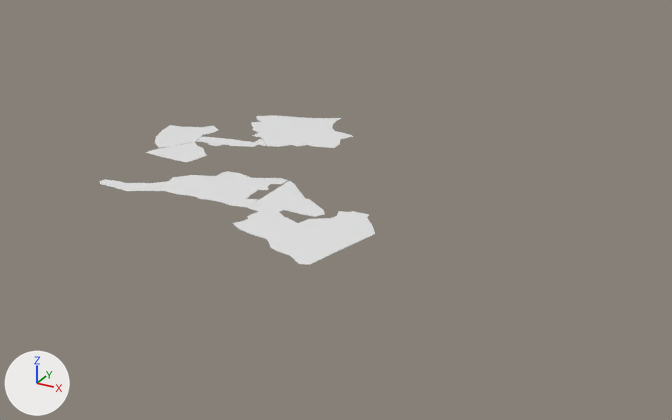
Before and after pictures for a commit that changed the Blender file Assets/maritime_regions.blend.
Both versions are drawn from a camera (50 mm lens) standing at (10.82, -21.81, 8.99) and looking at (0.09, -2.3, -0.76). Every picture has the same lights, and +X, +Y and +Z are marked at lower left.
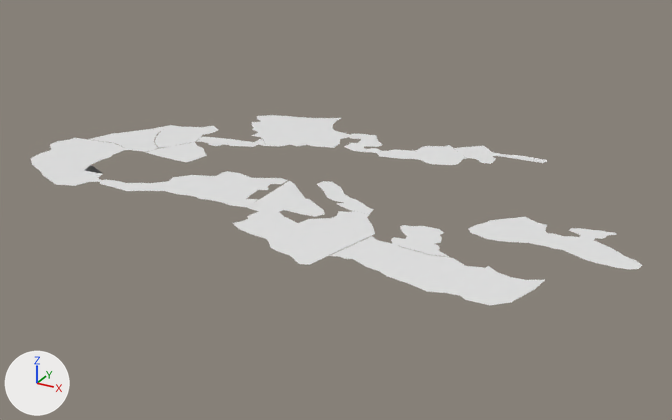
Where the change shows, as pixel boxes [x1, y1, x2, y2] in the pictures (672 x 420 px):
'eastern_mediterranean_sea', added
    after: [330, 236, 545, 305]
'black_sea', added
    after: [468, 217, 643, 269]
'eastern_atlantic', added
    after: [31, 138, 128, 186]
'baltic_sea', added
    after: [344, 134, 467, 165]
'aegean_sea', added
    after: [391, 225, 449, 257]
'eastern_atlantic2', added
    after: [89, 125, 169, 152]
'adriatic_sea', added
    after: [317, 181, 373, 214]
'finish_bay', added
    after: [454, 146, 547, 164]
'Plane.001', unchanged, covered by the edit
    before: [251, 115, 353, 148]
'southern_north_sea', unchanged, uncovered by the edit
    after: [252, 128, 353, 148]

What the commit changed:
Mesh me_plane_013 is new.
It has 38 vertices, 21 faces and spans x -1.16..1.48, y -0.62..0.71, z 0.0.
Mesh me_plane_012 is new.
It has 62 vertices, 30 faces and spans x -15.0..17.2, y -0.7..1.1, z 0.0.
Mesh me_plane_011 is new.
It has 33 vertices, 20 faces and spans x -0.7..0.92, y -0.22..1.1, z 0.0.
Mesh me_plane_010 is new.
It has 45 vertices, 28 faces and spans x -1.13..3.3, y -1.19..0.62, z 0.0.
Mesh me_plane_009 is new.
It has 27 vertices, 16 faces and spans x -0.94..1.12, y -0.58..0.82, z 0.0.
Mesh me_plane_008 is new.
It has 28 vertices, 18 faces and spans x -1.25..1.02, y -0.57..1.73, z 0.0.
Mesh me_plane_007 is new.
It has 48 vertices, 23 faces and spans x -0.26..3.5, y -1.15..0.66, z 0.0.
Mesh me_plane_006 is new.
It has 26 vertices, 19 faces and spans x -1.28..1.92, y -2.24..0.91, z 0.0.
Object 'finish_bay' (ob_finish_bay) is new; it shows me_plane_013.
Its location is (2.9, 1.51, 0.0).
Object 'black_sea' (ob_black_sea) is new; it shows me_plane_012.
Its location is (5.92, -2.98, 0.0).
Its scale is (0.122, 1.0, 1.0).
Object 'aegean_sea' (ob_aegean_sea) is new; it shows me_plane_011.
Its location is (3.37, -4.72, 0.0).
Object 'eastern_mediterranean_sea' (ob_eastern_mediterranean_sea) is new; it shows me_plane_010.
Its location is (3.11, -5.31, 0.0).
Object 'adriatic_sea' (ob_adriatic_sea) is new; it shows me_plane_009.
Its location is (0.62, -3.09, 0.0).
Object 'eastern_atlantic2' (ob_eastern_atlantic2) is new; it shows me_plane_008.
Its location is (-6.62, -2.37, 0.0).
Object 'baltic_sea' (ob_baltic_sea) is new; it shows me_plane_007.
Its location is (-1.12, 1.15, 0.0).
Object 'eastern_atlantic' (ob_eastern_atlantic) is new; it shows me_plane_006.
Its location is (-7.23, -3.62, 0.0).
